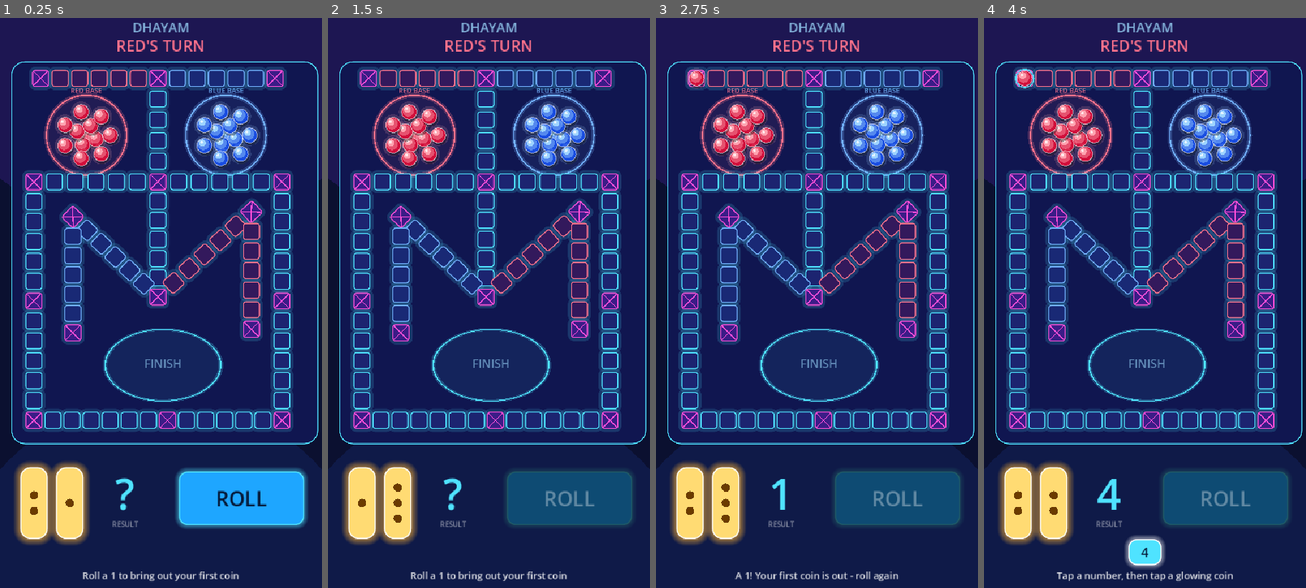
Above: before the commit, frames 1-4 (left to right).
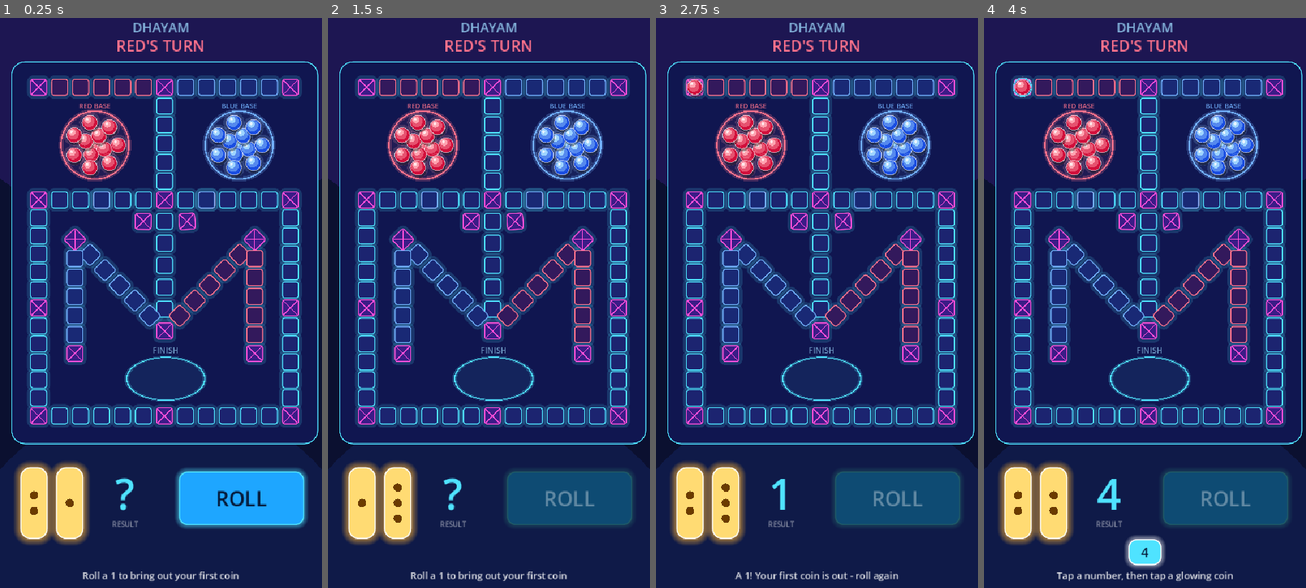
Above: after the commit, the same moments.

Repository: crazyvenom/Dhayam
Game: Godot game, scene res://main.tscn
Two runs of this game, one before a commit and one after it. Both use one fixed random seed, a clock stepped at 60 frames per second and the inputs below.
Inputs (mouse positions are in pixels of both pictures, inside the frame that each line leads up to):
- Up to frame 1 (0.25 s): no input
- Up to frame 2 (1.5 s): click "ROLL" at 0.5 s; move the mouse to (559, 274) at 1.27 s; click (559, 274) at 1.42 s
- Up to frame 3 (2.75 s): click "ROLL" at 2 s
- Up to frame 4 (4 s): tap Enter at 2.75 s; move the mouse to (1080, 331) at 2.77 s; click (1080, 331) at 2.92 s; click "4" at 3.5 s

The runs differ from the first frame. In frame 1, 32% of the frame differs, in the area x 6-94%, y 8-73%; in frame 2, 32%; in frame 3, 32%; in frame 4, 32%.

Commit message:
Rebuild board from measured diagram: real square counts, small X squares, mirrored routes

Diff:
--- a/game/scripts/board_view.gd
+++ b/game/scripts/board_view.gd
@@ -44,20 +44,21 @@
 	for t in 2:
 		var c: Vector2 = Routes.RED_BASE if t == 0 else Routes.BLUE_BASE
 		var col: Color = Color(1.0, 0.45, 0.55) if t == 0 else Color(0.45, 0.70, 1.0)
-		draw_circle(c, 118.0, Color(col.r, col.g, col.b, 0.07))
-		draw_arc(c, 118.0, 0.0, TAU, 72, Color(col.r, col.g, col.b, 0.25), 14.0)
-		draw_arc(c, 118.0, 0.0, TAU, 72, col, 4.0)
-		draw_string(font, c + Vector2(-150, -124), "RED BASE" if t == 0 else "BLUE BASE",
+		var r: float = Routes.BASE_R
+		draw_circle(c, r, Color(col.r, col.g, col.b, 0.07))
+		draw_arc(c, r, 0.0, TAU, 72, Color(col.r, col.g, col.b, 0.25), 14.0)
+		draw_arc(c, r, 0.0, TAU, 72, col, 4.0)
+		draw_string(font, c + Vector2(-150, -r - 8), "RED BASE" if t == 0 else "BLUE BASE",
 			HORIZONTAL_ALIGNMENT_CENTER, 300, 20, Color(col.r, col.g, col.b, 0.9))
 
 	# Finish oval
-	draw_set_transform(Routes.OVAL, 0.0, Vector2(1.0, 105.0 / 170.0))
-	draw_circle(Vector2.ZERO, 170.0, Color(0.31, 0.89, 1.0, 0.07))
-	draw_arc(Vector2.ZERO, 170.0, 0.0, TAU, 96, Color(0.31, 0.89, 1.0, 0.25), 14.0)
-	draw_arc(Vector2.ZERO, 170.0, 0.0, TAU, 96, CYAN, 4.0)
+	draw_set_transform(Routes.OVAL, 0.0, Vector2(1.0, Routes.OVAL_RY / Routes.OVAL_RX))
+	draw_circle(Vector2.ZERO, Routes.OVAL_RX, Color(0.31, 0.89, 1.0, 0.07))
+	draw_arc(Vector2.ZERO, Routes.OVAL_RX, 0.0, TAU, 96, Color(0.31, 0.89, 1.0, 0.25), 14.0)
+	draw_arc(Vector2.ZERO, Routes.OVAL_RX, 0.0, TAU, 96, CYAN, 4.0)
 	draw_set_transform(Vector2.ZERO, 0.0, Vector2.ONE)
-	draw_string(font, Routes.OVAL + Vector2(-150, 8), "FINISH",
-		HORIZONTAL_ALIGNMENT_CENTER, 300, 34, Color(0.62, 0.86, 1.0, 0.55))
+	draw_string(font, Routes.OVAL + Vector2(-150, -Routes.OVAL_RY - 12), "FINISH",
+		HORIZONTAL_ALIGNMENT_CENTER, 300, 24, Color(0.62, 0.86, 1.0, 0.6))
 
 	# Collect each unique square once (squares shared by both teams are drawn once)
 	var squares: Dictionary = {}
--- a/game/scripts/main.gd
+++ b/game/scripts/main.gd
@@ -208,10 +208,14 @@
 					var idx: int = g.find(t * 100 + c)
 					target += Vector2((idx - (g.size() - 1) / 2.0) * 16.0, (idx % 2) * 8.0)
 			var coin: Coin = coins[t][c]
+			var s: float = 0.55 if p2 == gs.n_sq else 1.0   # finished coins are drawn smaller
 			if animate:
-				create_tween().tween_property(coin, "position", target, 0.2)
+				var tw: Tween = create_tween().set_parallel(true)
+				tw.tween_property(coin, "position", target, 0.2)
+				tw.tween_property(coin, "scale", Vector2(s, s), 0.2)
 			else:
 				coin.position = target
+				coin.scale = Vector2(s, s)
 
 
 func _anim_move(team: int, c: int, from: int, to: int) -> void:
--- a/game/scripts/routes.gd
+++ b/game/scripts/routes.gd
@@ -1,37 +1,57 @@
 class_name Routes
 extends RefCounted
-## Board geometry. Coordinates are in "board units" (a 920 x 1140 drawing of the real board).
-## NOTE: square counts per stretch are a first approximation and will be matched to the real board.
+## Board geometry, measured from the clean board diagram (see RULES.md section 9).
+## Coordinates are "board units" (a 920 x 1140 drawing).
+##
+## Squares on the real board:
+##  top / middle / bottom rows : X, 5 cells, X(center), 5 cells, X
+##  left / right columns       : X, 5 cells, X, 5 cells, X
+##  upper center column        : 5 cells      lower center column: 5 cells then the bottom X
+##  each diagonal              : 5 cells      each inner arm     : X, 5 cells, X
+##  two small X squares sit beside the first cell of the lower center column.
 
-const RED_BASE := Vector2(230, 225)
-const BLUE_BASE := Vector2(640, 225)
-const OVAL := Vector2(455, 900)
+const RED_BASE := Vector2(255, 254)
+const BLUE_BASE := Vector2(679, 254)
+const BASE_R := 100.0
+const OVAL := Vector2(463, 940)
+const OVAL_RX := 115.0
+const OVAL_RY := 63.0
 
-## How many squares each stretch of the route has (10 stretches).
-const COUNTS := [6, 5, 6, 12, 13, 12, 6, 6, 6, 6]
+# Key points
+const TL := Vector2(89, 84)
+const TC := Vector2(460, 84)
+const TR := Vector2(830, 84)
+const ML := Vector2(89, 415)
+const MC := Vector2(460, 415)
+const MR := Vector2(830, 415)
+const BL := Vector2(89, 1049)
+const BR := Vector2(830, 1049)
+const COL1 := Vector2(460, 478)    # first cell of the lower center column
+const BX := Vector2(460, 800)      # bottom X where the diagonals meet
+const SMALL_L := Vector2(397, 478)
+const SMALL_R := Vector2(526, 478)
+
+## Steps along each stretch of a route (both teams use the same counts).
+const COUNTS := [6, 6, 6, 12, 12, 12, 5, 1, 1, 5, 6, 6]
 
 
 ## Positions of the X (safe) squares on the board.
 static func xs() -> Array:
 	return [
-		Vector2(95, 58), Vector2(440, 58), Vector2(785, 58),
-		Vector2(75, 362), Vector2(440, 362), Vector2(805, 362),
-		Vector2(75, 710), Vector2(805, 710),
-		Vector2(75, 1062), Vector2(440, 1062), Vector2(805, 1062),
-		Vector2(190, 465), Vector2(190, 805), Vector2(715, 450), Vector2(715, 795),
-		Vector2(440, 700),
+		TL, TC, TR, ML, MC, MR, BL, BR, Vector2(460, 1049),
+		Vector2(89, 729), Vector2(830, 729),
+		SMALL_L, SMALL_R, BX,
+		Vector2(196, 531), Vector2(196, 866), Vector2(725, 531), Vector2(725, 866),
 	]
 
 
+## Red travels the outer ring counterclockwise, Blue clockwise (mirror images).
 static func waypoints(team: int) -> Array:
-	var common: Array = [
-		Vector2(440, 58), Vector2(440, 362), Vector2(805, 362), Vector2(805, 1062),
-		Vector2(75, 1062), Vector2(75, 362), Vector2(440, 362), Vector2(440, 700),
-	]
-	if team == 0:  # Red: left half of top strip, finishes through the RIGHT inner arm
-		return [Vector2(95, 58)] + common + [Vector2(715, 450), Vector2(715, 795)]
-	# Blue: right half of top strip, finishes through the LEFT inner arm
-	return [Vector2(785, 58)] + common + [Vector2(190, 465), Vector2(190, 805)]
+	if team == 0:
+		return [TL, TC, MC, ML, BL, BR, MR, Vector2(522, 415), SMALL_R, COL1, BX,
+			Vector2(725, 531), Vector2(725, 866)]
+	return [TR, TC, MC, MR, BR, BL, ML, Vector2(398, 415), SMALL_L, COL1, BX,
+		Vector2(196, 531), Vector2(196, 866)]
 
 
 ## Returns the list of squares for a team: each is {"pos": Vector2, "ang": float}.
@@ -62,12 +82,12 @@
 		var a: float = (i - 1) * PI / 2.0 + 0.4
 		return c + Vector2(cos(a), sin(a)) * 30.0
 	var a2: float = (i - 5) * TAU / 7.0
-	return c + Vector2(cos(a2), sin(a2)) * 70.0
+	return c + Vector2(cos(a2), sin(a2)) * 68.0
 
 
-## Where coin number i of a team sits once it has reached the finish oval.
+## Where coin number i sits once it has reached the finish oval (drawn smaller there).
 static func home_slot(team: int, i: int) -> Vector2:
 	var col: int = i % 4
 	var row: int = int(i / 4.0)
-	var x: float = OVAL.x - 150.0 + col * 40.0 if team == 0 else OVAL.x + 150.0 - col * 40.0
-	return Vector2(x, OVAL.y - 42.0 + row * 42.0)
+	var x: float = OVAL.x - 96.0 + col * 26.0 if team == 0 else OVAL.x + 96.0 - col * 26.0
+	return Vector2(x, OVAL.y + (row - 1) * 26.0)
Not shown, changed: RULES.md
